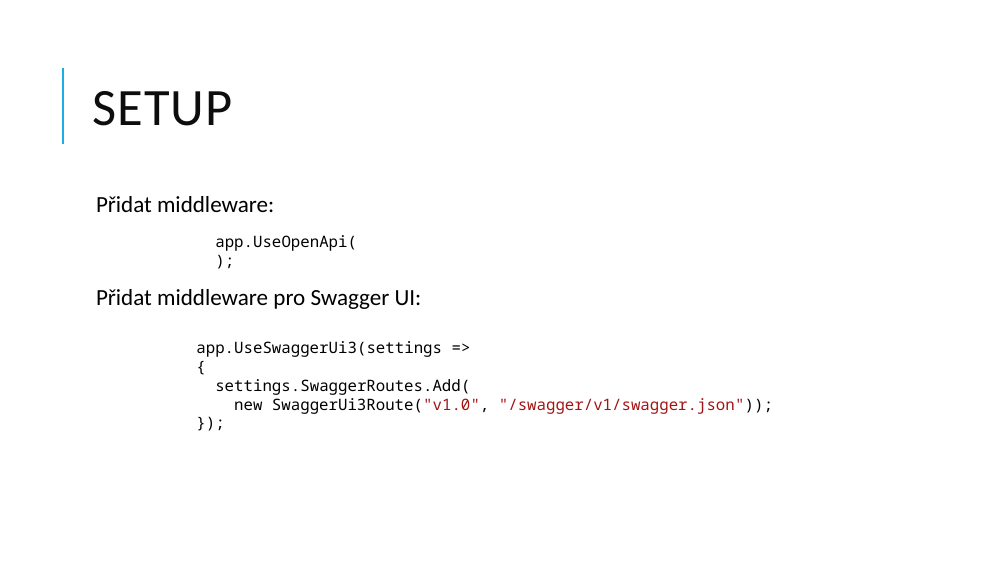
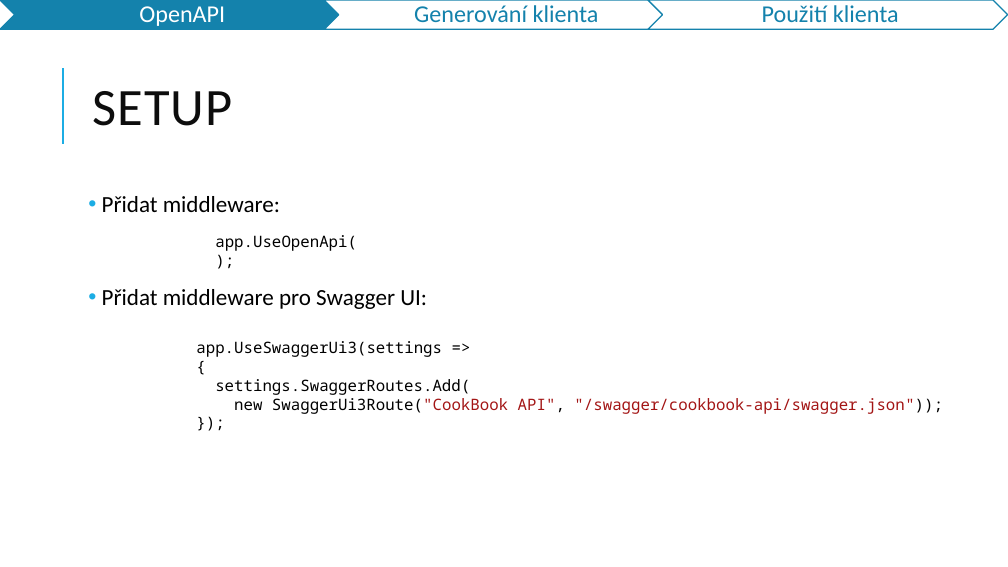
Before and after one commit to jasho/pv239-maui, a slide deck: slide 12 of 06_API/PV239-Xamarin-06_API.pptx (slide 10 before the commit). Drawn at 1008x567 pixels with LibreOffice and Linux fonts; fonts in the diff are those of the drawing. Boxes give left, top, right and bottom in pixels: in the first picture for what was removed or moved away, otherwise in the second. Text is boxed around its words. In the diff, an @@ line names an element or a change of style, - is before the commit and + after.

```diff
--- a/06_API/PV239-Xamarin-06_API.pptx
+++ b/06_API/PV239-Xamarin-06_API.pptx
@@ group added at [0, 0, 1008, 29]: 3 chevrons, 3 texts @@
+OpenAPI
+Generování klienta
+Použití klienta
@@ text "Přidat middleware:" at [102, 196, 427, 309]: bullet   to • @@
@@ text at [234, 398, 943, 414]: text changed @@
-new SwaggerUi3Route("v1.0", "/swagger/v1/swagger.json"));
+new SwaggerUi3Route("CookBook API", "/swagger/cookbook-api/swagger.json"));
```
Also in this commit, not shown: 15 other slides changed, 7 slides added, 11 other files.
